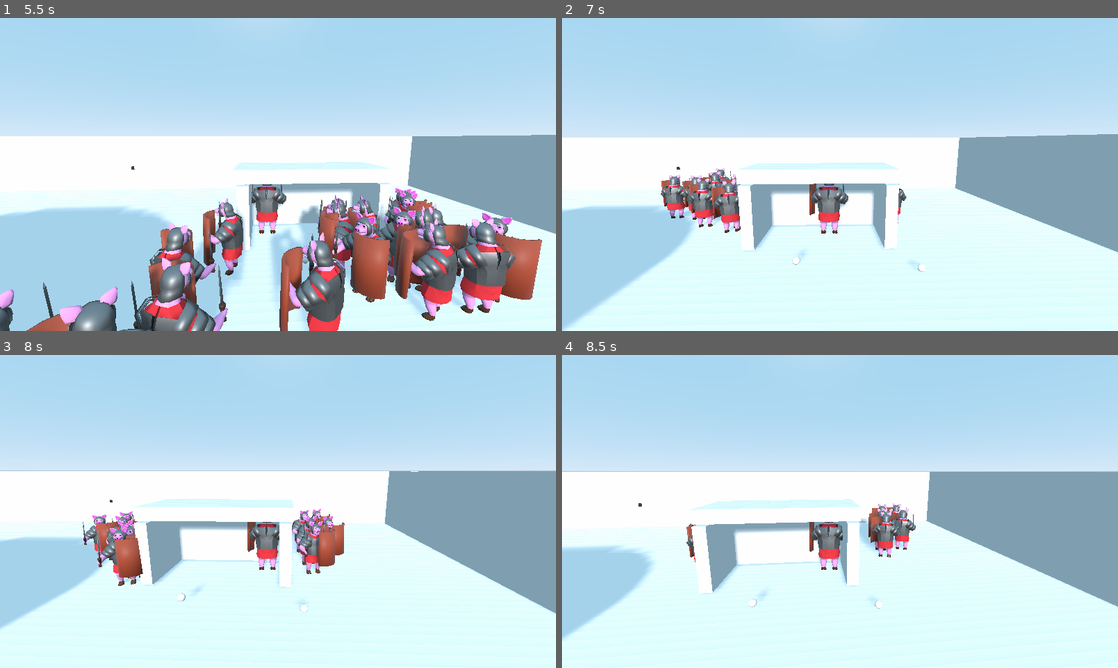
Above: before the commit, frames 1-4 (two rows, left to right).
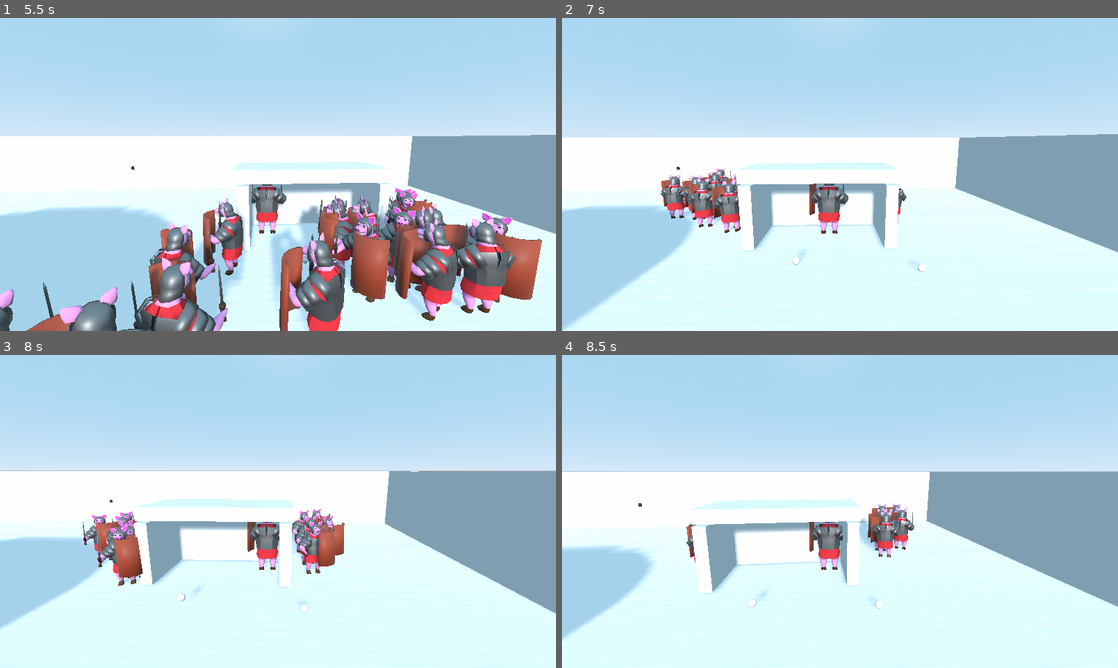
Above: after the commit, the same moments.

Repository: BVenturaDev/War-Pigs
Game: Godot game, scene res://scenes/ui/main_menu.tscn
The game is run twice, just before and just after one commit, with the same random seed, the same clock (stepped at 60 frames per second) and the same inputs. This scene is started directly instead of the project's main scene.
Inputs (mouse positions are in pixels of both pictures, inside the frame that each line leads up to):
- Up to frame 1 (5.5 s): click "Play" at 0.5 s; tap E (ui_select) at 1.25, 1.52, 2, 2.27, 2.75, 3.5, 3.77, 4.25, 4.52, 5, 5.27 s; move the mouse to (272, 180) at 1.27 s; hold W (move_forward) 1.28-3.53 s; tap Middle mouse button (charge) at 1.35, 3.6 s; click (272, 180) at 1.42 s; move the mouse to (316, 177) at 2.02 s; click (316, 177) at 2.1 s; move the mouse to (233, 171) at 2.77 s; right-click (233, 171) at 2.85 s; move the mouse to (283, 174) at 3.52 s; hold A (move_left) 3.53-4.28 s; click (283, 174) at 3.67 s; move the mouse to (255, 168) at 4.27 s; hold W (move_forward) from 4.28 s (still down); click (255, 168) at 4.35 s; move the mouse to (305, 174) at 5.02 s; right-click (305, 174) at 5.1 s
- Up to frame 2 (7 s): move the mouse to (812, 174) at 5.77 s; tap Middle mouse button (charge) at 5.85 s; click (812, 174) at 5.92 s; move the mouse to (851, 168) at 6.52 s; release W (move_forward) at 6.53 s; hold D (move_right) from 6.53 s (still down); click (851, 168) at 6.6 s; tap E (ui_select) at 6.77 s
- Up to frame 3 (8 s): move the mouse to (272, 517) at 7.27 s; release D (move_right) at 7.28 s; hold W (move_forward) from 7.28 s (still down); right-click (272, 517) at 7.35 s; tap E (ui_select) at 7.52 s
- Up to frame 4 (8.5 s): keep holding W (move_forward); move the mouse to (878, 514) at 8.02 s; tap Middle mouse button (charge) at 8.1 s; click (878, 514) at 8.17 s; tap E (ui_select) at 8.27 s

Frame 1 is identical in both runs. In frame 2, less than 0.1% of the frame differs, in the area x 17-62%, y 48-67%; in frame 3, 0.1%; in frame 4, 0.2%, in the area x 22-64%, y 47-64%.

Commit message:
Created dummy shop

Diff:
--- a/scenes/components/Player.tscn
+++ b/scenes/components/Player.tscn
@@ -5,12 +5,13 @@
 [ext_resource path="res://src/components/Formations.gd" type="Script" id=3]
 [ext_resource path="res://assets/ui/cross_hair.png" type="Texture" id=4]
 
-
 [sub_resource type="CapsuleShape" id=1]
 radius = 2.0
 height = 7.0
 
-[node name="Player" type="KinematicBody"]
+[node name="Player" type="KinematicBody" groups=[
+"player",
+]]
 input_ray_pickable = false
 collision_layer = 2
 script = ExtResource( 1 )
--- /dev/null
+++ b/scenes/components/transition/LevelTransition.tscn
@@ -0,0 +1,14 @@
+[gd_scene load_steps=3 format=2]
+
+[ext_resource path="res://src/components/transition/LevelTransition.gd" type="Script" id=1]
+
+[sub_resource type="BoxShape" id=1]
+extents = Vector3( 4.53013, 2.92176, 3.0388 )
+
+[node name="Area" type="Area"]
+script = ExtResource( 1 )
+
+[node name="CollisionShape" type="CollisionShape" parent="."]
+shape = SubResource( 1 )
+
+[connection signal="body_entered" from="." to="." method="_on_Area_body_entered"]
--- /dev/null
+++ b/scenes/levels/Shop.tscn
@@ -0,0 +1,30 @@
+[gd_scene load_steps=6 format=2]
+
+[ext_resource path="res://scenes/components/Player.tscn" type="PackedScene" id=1]
+[ext_resource path="res://scenes/components/transition/LevelTransition.tscn" type="PackedScene" id=2]
+
+[sub_resource type="CubeMesh" id=1]
+
+[sub_resource type="SpatialMaterial" id=2]
+albedo_color = Color( 0.352941, 0.623529, 0.388235, 1 )
+
+[sub_resource type="BoxShape" id=3]
+
+[node name="Spatial" type="Spatial"]
+
+[node name="StaticBody" type="StaticBody" parent="."]
+
+[node name="MeshInstance" type="MeshInstance" parent="StaticBody"]
+transform = Transform( 70.129, 0, 0, 0, 0.760742, 0, 0, 0, 84.026, 0, 0, 0 )
+mesh = SubResource( 1 )
+material/0 = SubResource( 2 )
+
+[node name="CollisionShape" type="CollisionShape" parent="StaticBody"]
+transform = Transform( 70.129, 0, 0, 0, 0.760742, 0, 0, 0, 84.026, 0, 0, 0 )
+shape = SubResource( 3 )
+
+[node name="Player" parent="." instance=ExtResource( 1 )]
+transform = Transform( 1, 0, 0, 0, 1, 0, 0, 0, 1, 0, 0.865025, 17.4836 )
+
+[node name="Area" parent="." instance=ExtResource( 2 )]
+transform = Transform( 1, 0, 0, 0, 1, 0, 0, 0, 1, 36.0493, 4.12317, -61.3154 )
--- a/scenes/levels/Test_Level.tscn
+++ b/scenes/levels/Test_Level.tscn
@@ -1,10 +1,11 @@
-[gd_scene load_steps=7 format=2]
+[gd_scene load_steps=8 format=2]
 
 [ext_resource path="res://scenes/materials/dark_grid.tres" type="Material" id=1]
 [ext_resource path="res://scenes/components/Player.tscn" type="PackedScene" id=2]
 [ext_resource path="res://scenes/components/Minion.tscn" type="PackedScene" id=3]
 [ext_resource path="res://scenes/components/Enemy.tscn" type="PackedScene" id=4]
 [ext_resource path="res://scenes/components/raid/DummyHut.tscn" type="PackedScene" id=5]
+[ext_resource path="res://scenes/components/transition/LevelTransition.tscn" type="PackedScene" id=6]
 
 [sub_resource type="NavigationMesh" id=1]
 vertices = PoolVector3Array( -84, -7.8, -95, -95, -7.8, -95, -95, -7.8, -84, -73, -7.8, -95, -84, -7.8, -95, -95, -7.8, …(4241 unchanged characters)…
@@ -133,3 +134,7 @@
 
 [node name="Spatial" parent="Navigation/NavigationMeshInstance" instance=ExtResource( 5 )]
 transform = Transform( 5, 0, 0, 0, 5, 0, 0, 0, 5, 51.6124, -7.63509, -57.5619 )
+
+[node name="Area" parent="." instance=ExtResource( 6 )]
+transform = Transform( 1, 0, 0, 0, 1, 0, 0, 0, 1, -75.2314, -4.81468, 39.7843 )
+scenes = [ "res://scenes/levels/Shop.tscn", "res://scenes/levels/Test_Level.tscn" ]
--- a/src/components/transition/LevelTransition.gd
+++ b/src/components/transition/LevelTransition.gd
@@ -4,4 +4,14 @@
 export (Array, String, FILE,"*.tscn") var scenes
 
 func transition():
-	LevelManager.scenes_to_transition(scenes)
+	if scenes.size() > 0:
+		# GIve Manager scenes to transition to
+		LevelManager.scenes_to_transition(scenes)
+	else:
+		# Check for a scene stored in LevelManager
+		LevelManager.back_to_raid()
+
+
+func _on_Area_body_entered(body):
+	if body.is_in_group("player"):
+		transition()
--- a/src/components/transition/level_manager.gd
+++ b/src/components/transition/level_manager.gd
@@ -7,14 +7,14 @@
 # List of scenes to transition to
 var transition_scenes: Array
 
-# Goes to the next scene
+# Goes to the next scene in the transition_scene
 #
 func back_to_raid():
 	var next_scene = transition_scenes.pop_front()
 	if next_scene != null:
 		transition_to(next_scene)
 	else:
-		printerr("Expected a scene")
+		printerr("[Level Manager]Scenes empty. Please add a scene path.")
 
 func scenes_to_transition(scenes: Array):
 	# Get the immediate scene
